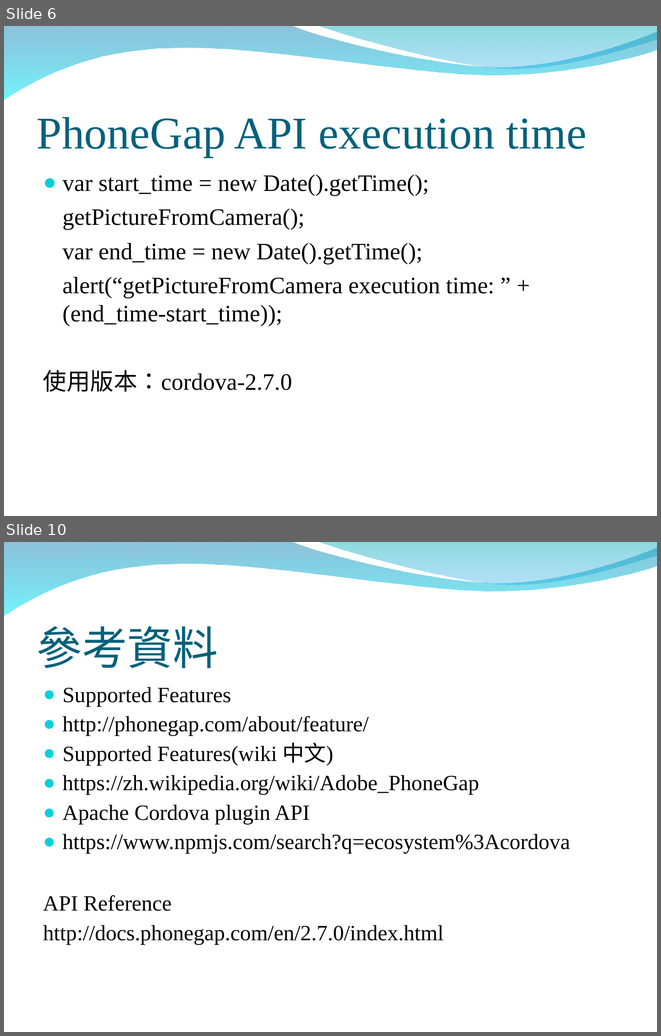
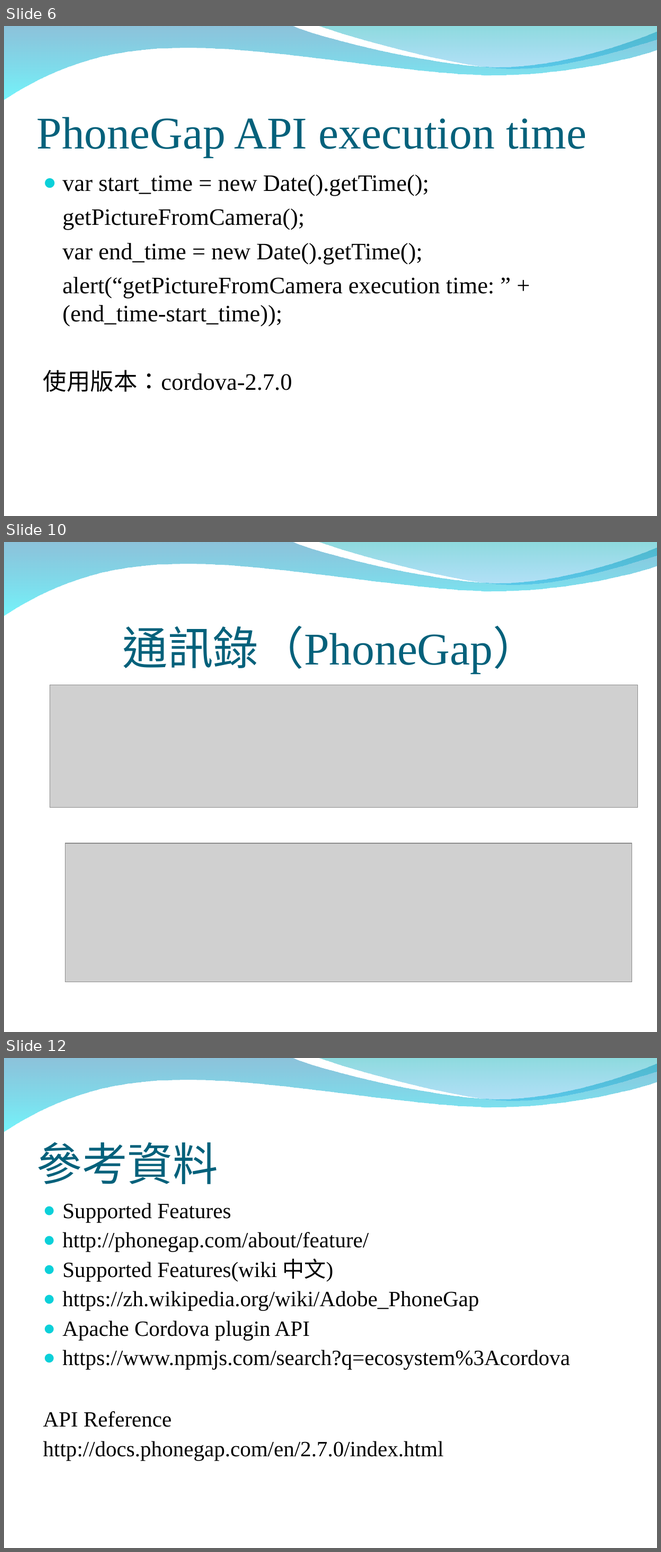
Before and after one commit to peter279k/regular_meeting, a slide deck: PhoneGap API.ppt. Shown one above the other, each under a label of ours: slides 6 and 10 before the commit, slides 6, 10 and 12 after it; the slides between them are not shown. The pictures are 661x1036 and 661x1552 pixels, drawn with LibreOffice and Linux fonts; fonts in the diff are those of the drawing; grey boxes stand for pictures; background and template pictures are left out. Boxes give left, top, right and bottom in pixels: in the first picture for what was removed or moved away, otherwise in the second. Text is boxed around its words. In the diff, an @@ line names an element or a change of style, - is before the commit and + after.

```diff
--- a/PhoneGap API.ppt
+++ b/PhoneGap API.ppt
@@ slide 10 added at <box>4,542,657,1032</box>, background picture (left out); not listed: 2 template elements that a slide beside it also shows @@
@@ title added at <box>123,626,539,674</box>, 50 pt, text #04617B @@
+通訊錄（PhoneGap）
@@ picture added at <box>50,685,637,807</box> @@
@@ picture added at <box>65,843,632,981</box> @@
@@ what was slide 10 is now slide 12 @@
```
Also in this commit, not shown: 1 slide changed, 3 other slides added, 2 slides removed.
